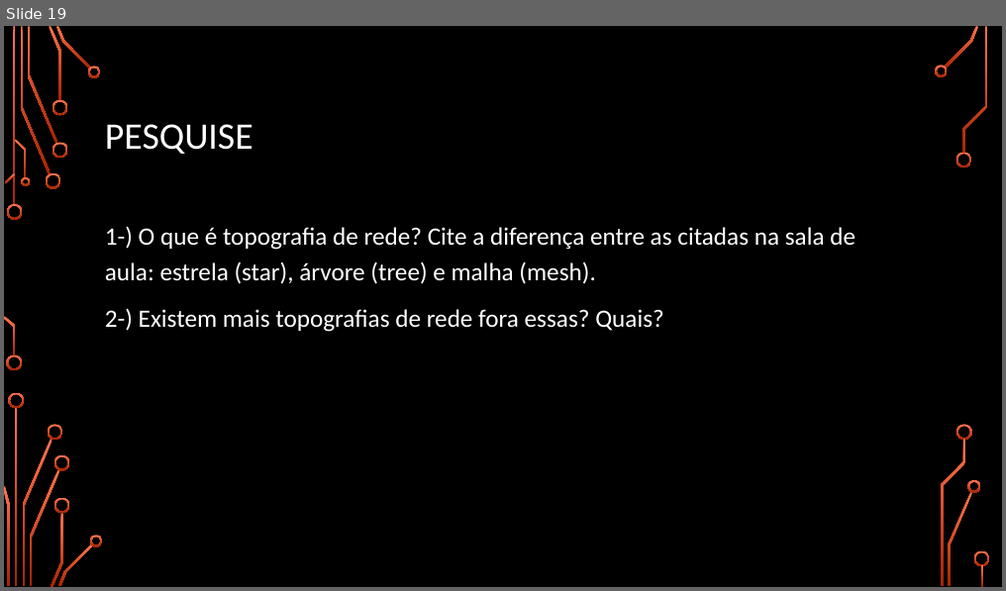
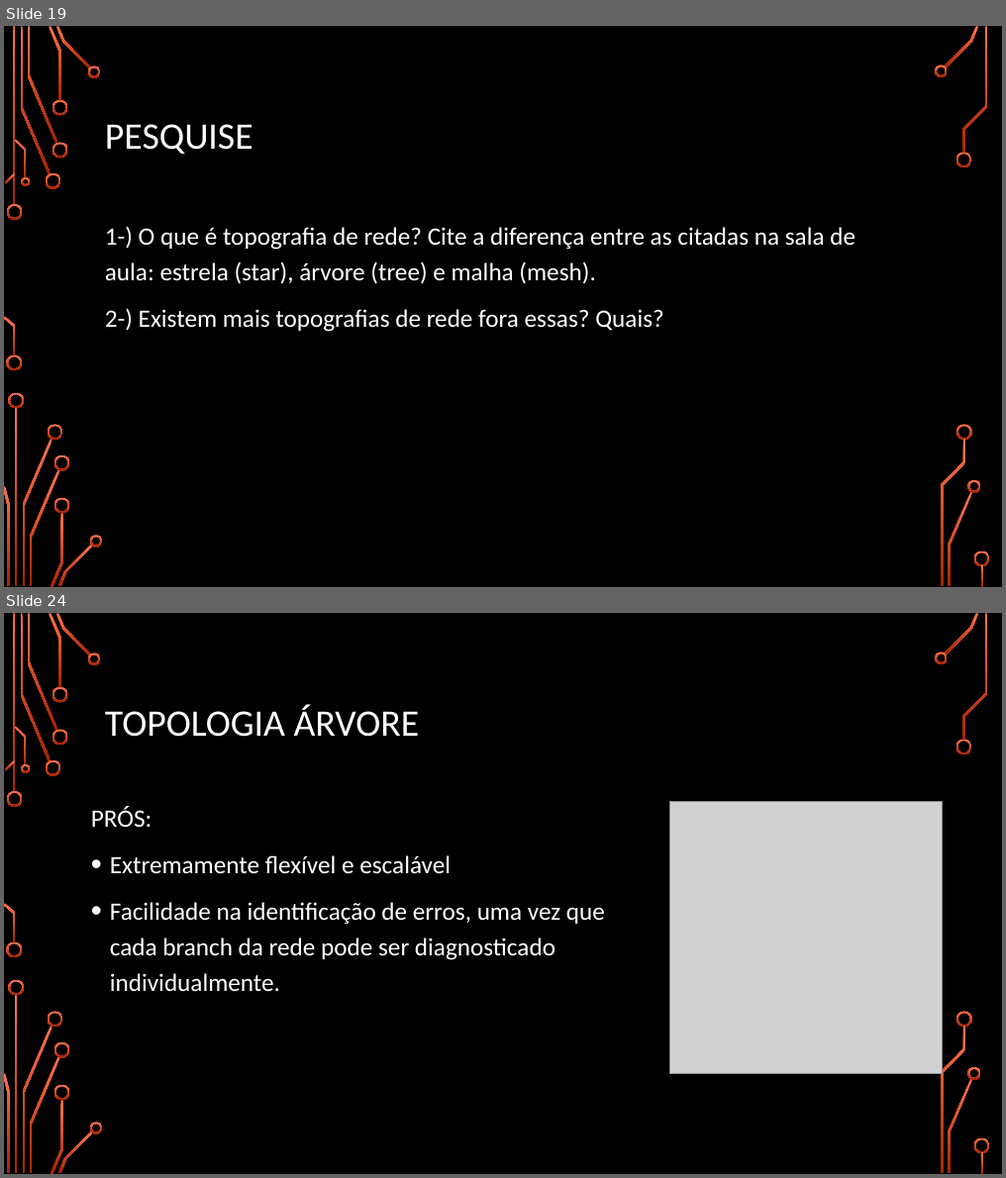
Before and after one commit to luisfernandospoljaric/SENAI2024, a slide deck: IoT 60h/Protocolos de comunicacao/ZigBee.pptx. Shown one above the other, each under a label of ours: slide 19 before the commit, slides 19 and 24 after it; the slides between them are not shown. The pictures are 1006x591 and 1006x1178 pixels, drawn with LibreOffice and Linux fonts; fonts in the diff are those of the drawing; grey boxes stand for pictures; background and template pictures are left out. Boxes give left, top, right and bottom in pixels: in the first picture for what was removed or moved away, otherwise in the second. Text is boxed around its words. In the diff, an @@ line names an element or a change of style, - is before the commit and + after.

```diff
--- a/IoT 60h/Protocolos de comunicacao/ZigBee.pptx
+++ b/IoT 60h/Protocolos de comunicacao/ZigBee.pptx
@@ slide 24 added at (x1=4, y1=613, x2=1002, y2=1174), background picture (left out); not listed: 36 template elements that a slide beside it also shows @@
@@ title added at (x1=105, y1=705, x2=420, y2=737), 36 pt, text #FFFFFF @@
+TOPOLOGIA ÁRVORE
@@ text added at (x1=91, y1=807, x2=605, y2=992), 24 pt, text #FFFFFF @@
+PRÓS:
+• Extremamente flexível e escalável
+• Facilidade na identificação de erros, uma vez que cada branch da rede pode ser diagnosticado individualmente.
@@ picture added at (x1=669, y1=802, x2=943, y2=1075) @@
```
Also in this commit, not shown: 8 other slides added.
